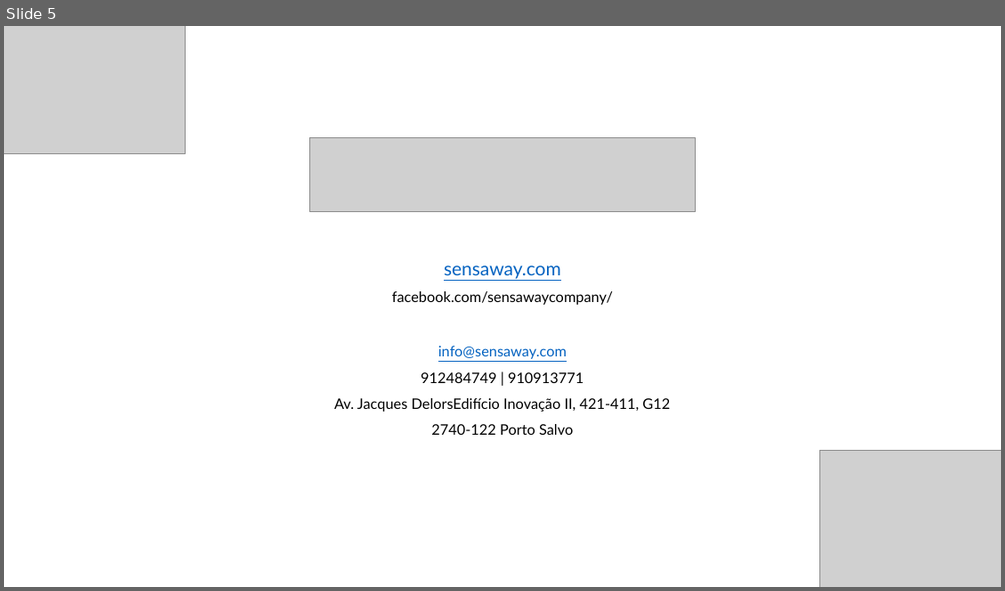
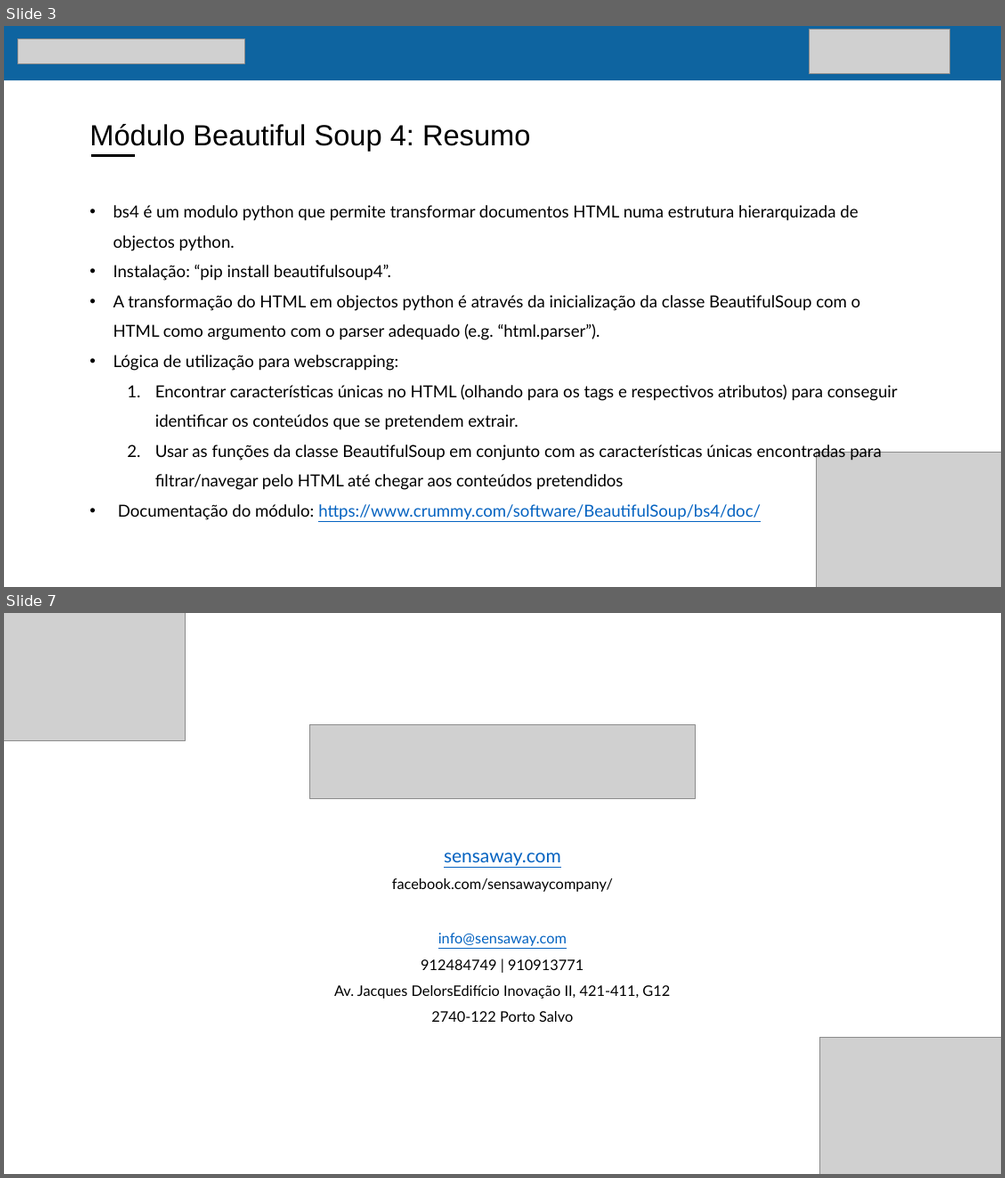
Before and after one commit to AndreSensaway/fpf-datathon-workshop-webscrapping, a slide deck: workshop_presentation.pptx. Shown one above the other, each under a label of ours: slide 5 before the commit, slides 3 and 7 after it; the slides between them are not shown. The pictures are 1005x591 and 1005x1178 pixels, drawn with LibreOffice and Linux fonts; fonts in the diff are those of the drawing; grey boxes stand for pictures. Boxes give left, top, right and bottom in pixels: in the first picture for what was removed or moved away, otherwise in the second. Text is boxed around its words. In the diff, an @@ line names an element or a change of style, - is before the commit and + after.

```diff
--- a/workshop_presentation.pptx
+++ b/workshop_presentation.pptx
@@ slide 3 added at box(4, 26, 1001, 587), background #FFFFFF @@
@@ rectangle added at box(4, 26, 1001, 80), fill #0E64A0 @@
@@ picture added at box(17, 38, 245, 63) @@
@@ picture added at box(809, 30, 949, 74) @@
@@ text added at box(89, 124, 531, 151), 28 pt, text #000000 @@
+Módulo Beautiful Soup 4: Resumo
@@ line added from (91, 155) to (135, 155), #000000 3 pt @@
@@ text added at box(113, 205, 898, 520), 16 pt, text #000000 @@
+• bs4 é um modulo python que permite transformar documentos HTML numa estrutura hierarquizada de objectos python.
+• Instalação: “pip install beautifulsoup4”.
+• A transformação do HTML em objectos python é através da inicialização da classe BeautifulSoup com o HTML como argumento com o parser adequado (e.g. “html.parser”).
+• Lógica de utilização para webscrapping:
+  1. Encontrar características únicas no HTML (olhando para os tags e respectivos atributos) para conseguir identificar os conteúdos que se pretendem extrair.
+  2. Usar as funções da classe BeautifulSoup em conjunto com as características únicas encontradas para filtrar/navegar pelo HTML até chegar aos conteúdos pretendidos
+• Documentação do módulo: https://www.crummy.com/software/BeautifulSoup/bs4/doc/
@@ picture added at box(816, 452, 1001, 587) @@
@@ what was slide 5 is now slide 7 @@
```
Also in this commit, not shown: 2 slides changed, 3 other slides added, 2 slides removed, 5 other files.
